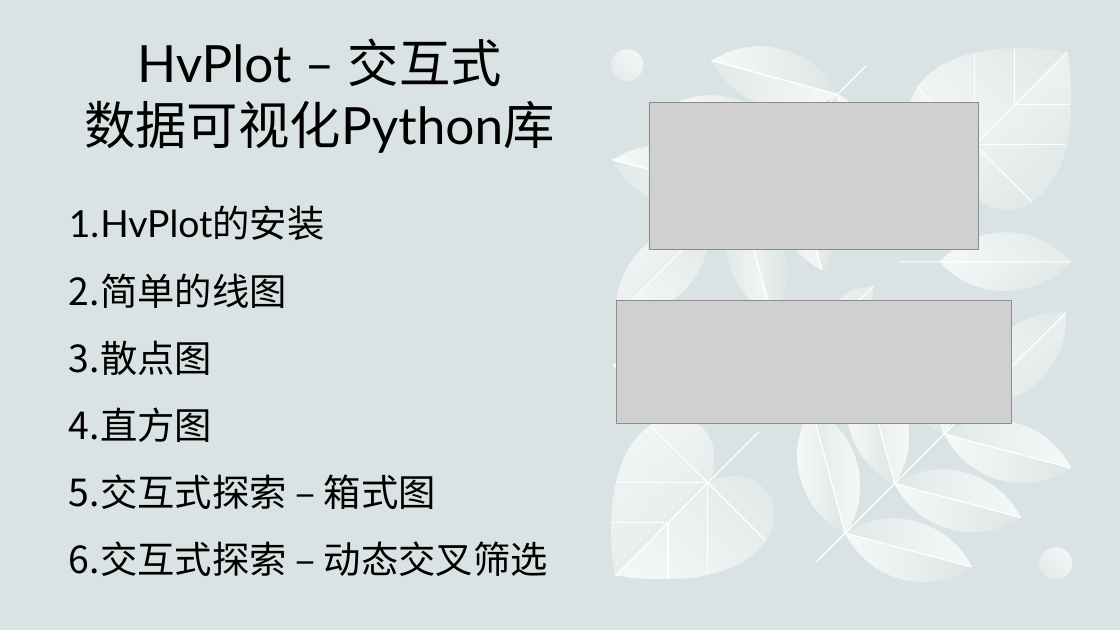
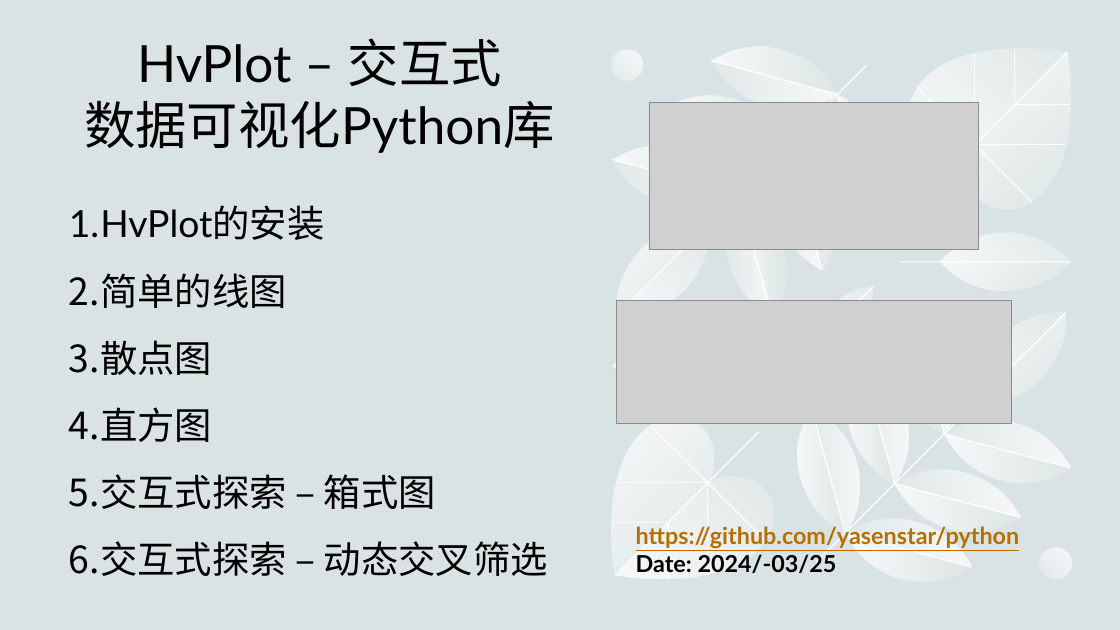
Before and after one commit to yasenstar/python, a slide deck: slide 1 of Python-Info.pptx. Drawn at 1120x630 pixels with LibreOffice and Linux fonts; fonts in the diff are those of the drawing; grey boxes stand for pictures. Boxes give left, top, right and bottom in pixels: in the first picture for what was removed or moved away, otherwise in the second. Text is boxed around its words. In the diff, an @@ line names an element or a change of style, - is before the commit and + after.

```diff
--- a/Python-Info.pptx
+++ b/Python-Info.pptx
@@ text added at (636,526,1020,573), 20 pt, text #B57001, bold, underline @@
+https://github.com/yasenstar/python
+Date: 2024/-03/25
```
